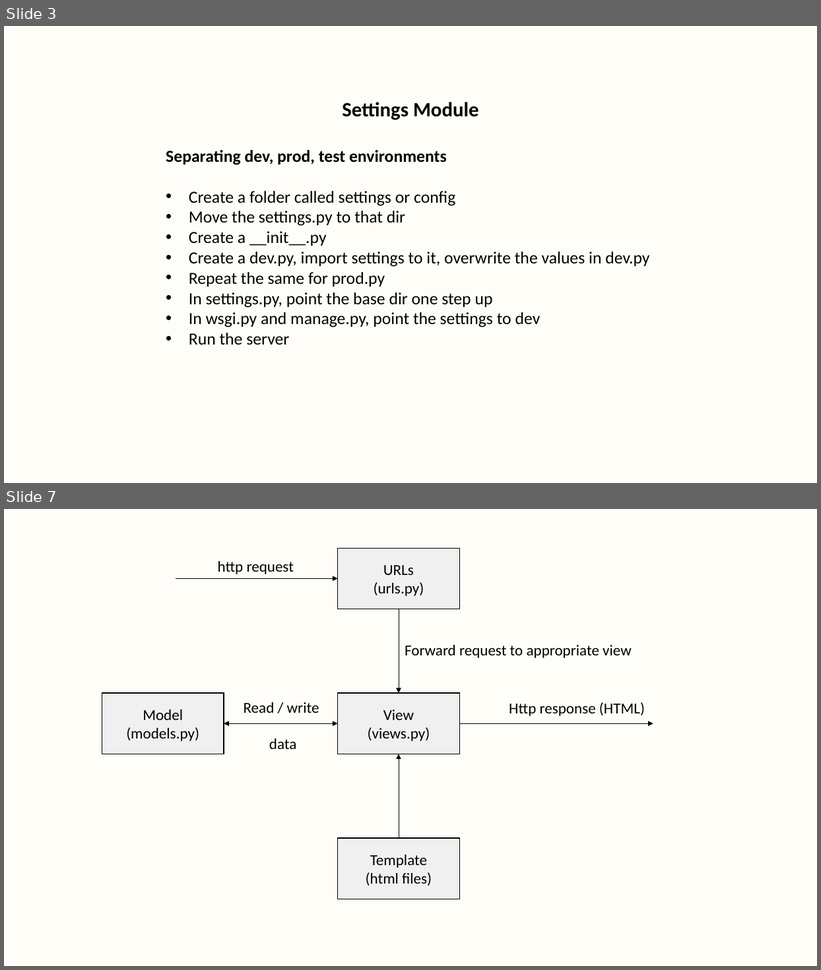
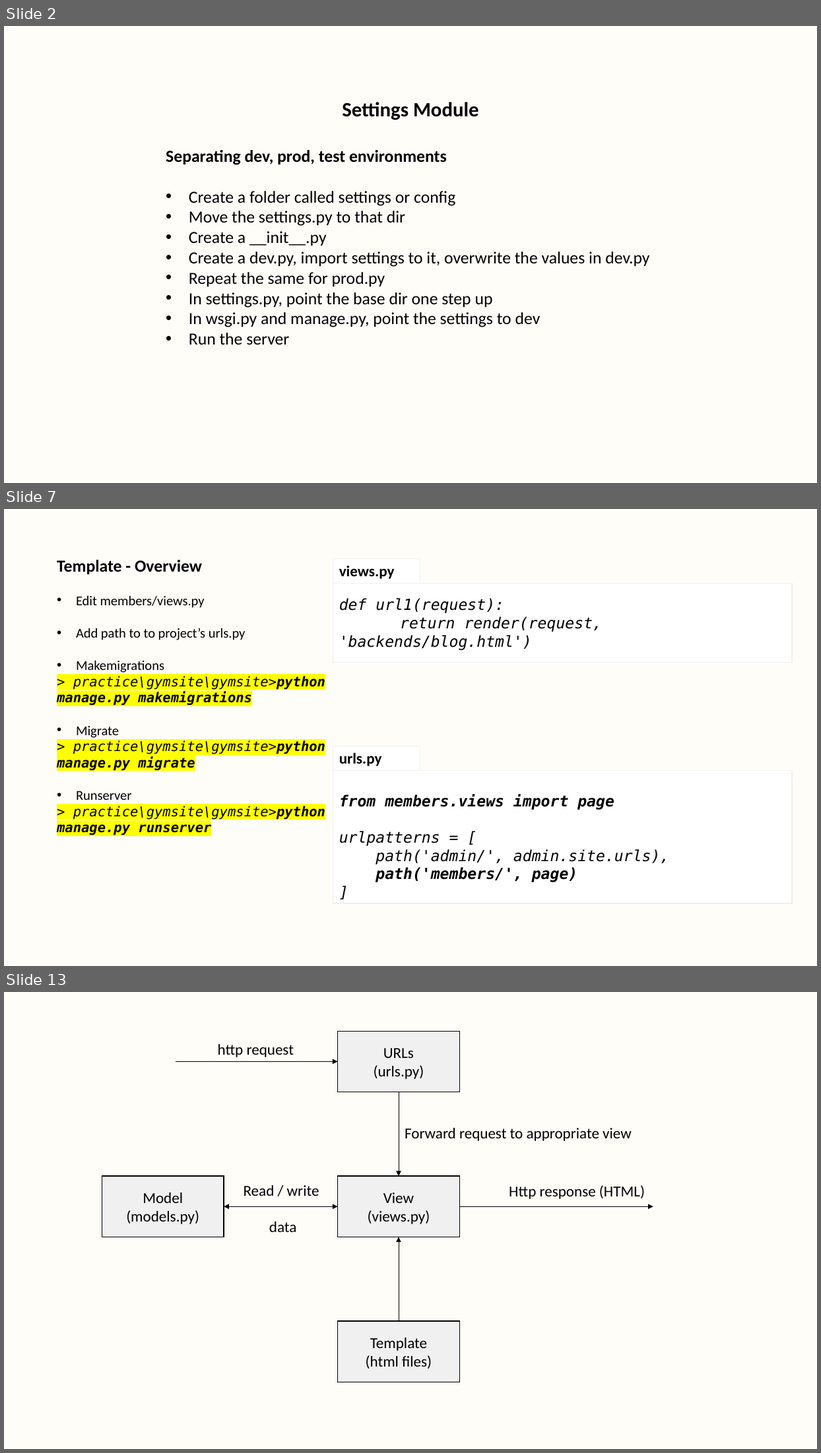
Before and after one commit to dharaneya/gym_web_app, a slide deck: practical_notes.pptx. Shown one above the other, each under a label of ours: slides 3 and 7 before the commit, slides 2, 7 and 13 after it; the slides between them are not shown. The pictures are 821x970 and 821x1453 pixels, drawn with LibreOffice and Linux fonts; fonts in the diff are those of the drawing. Boxes give left, top, right and bottom in pixels: in the first picture for what was removed or moved away, otherwise in the second. Text is boxed around its words. In the diff, an @@ line names an element or a change of style, - is before the commit and + after.

Commit message:
adding templates with context slides

```diff
--- a/practical_notes.pptx
+++ b/practical_notes.pptx
@@ slide 7 added at box(4, 509, 817, 966), background #FEFDF8 @@
@@ text added at box(57, 560, 325, 836), 16 pt, text #000000, italic @@
+Template - Overview
+• Edit members/views.py
+• Add path to to project’s urls.py
+• Makemigrations
+> practice\gymsite\gymsite>python manage.py makemigrations
+• Migrate
+> practice\gymsite\gymsite>python manage.py migrate
+• Runserver
+> practice\gymsite\gymsite>python manage.py runserver
@@ rectangle added at box(333, 559, 420, 583), fill #FFFFFF, outline #F0F0F0 0.75 pt, 18 pt, text #000000, bold @@
+views.py
@@ rectangle added at box(333, 584, 792, 663), fill #FFFFFF, outline #F0F0F0 1 pt, 18 pt, text #000000, italic @@
+def url1(request):
+return render(request, 'backends/blog.html')
@@ rectangle added at box(333, 747, 420, 770), fill #FFFFFF, outline #F0F0F0 0.75 pt, 18 pt, text #000000, bold @@
+urls.py
@@ rectangle added at box(333, 770, 792, 904), fill #FFFFFF, outline #F0F0F0 1 pt, 18 pt, text #000000, bold, italic @@
+from members.views import page
+urlpatterns = [
+path('admin/', admin.site.urls),
+path('members/', page)
+]
@@ what was slide 3 is now slide 2 @@
@@ what was slide 7 is now slide 13 @@
```
Also in this commit, not shown: 4 slides changed, 5 other slides added, 1 other file.
